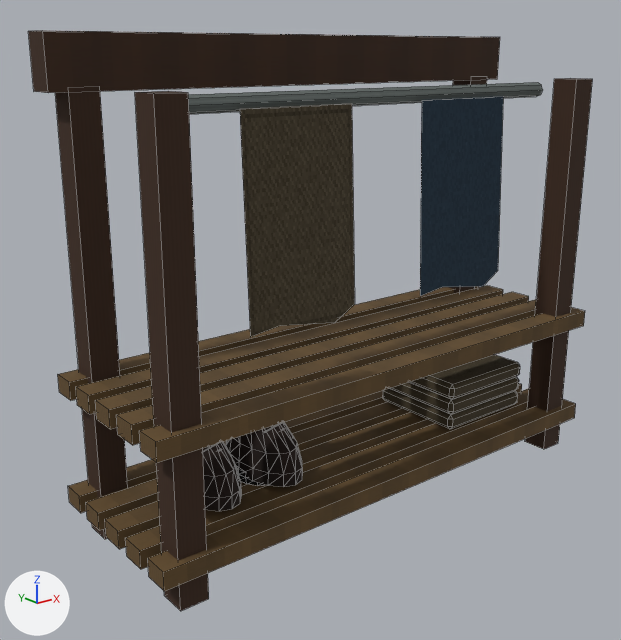
Renders of the Blender file development/levels/blender/level_work_boot_rack.blend from each side of a commit.
Camera for both pictures: a 50 mm camera at (-1.414, -1.603, 1.132) aimed at (-0.102, 0.038, 0.476). Lighting does not change. The marker at lower left points along +X, +Y and +Z. The older version comes first. Mesh edges are drawn as thin lines.

The first picture shows 'level_work_boot_rack'.
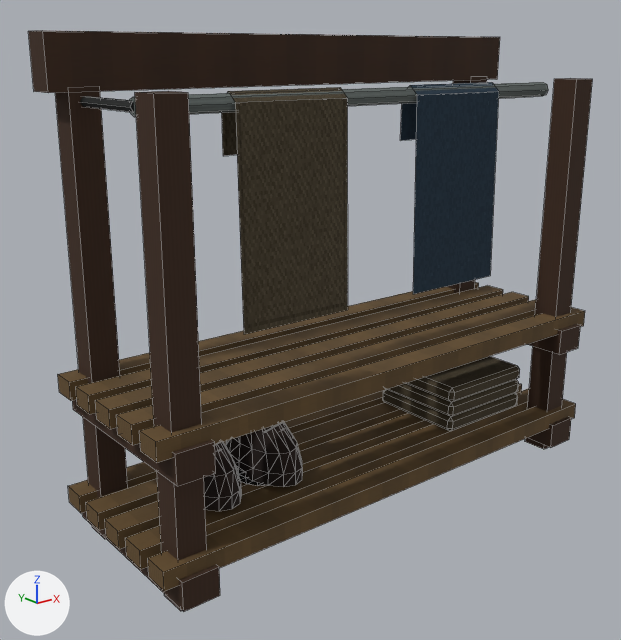
The change, as a diff of the scene's bpy script:
```diff
--- a/development/levels/blender/level_work_boot_rack.blend.py
+++ b/development/levels/blender/level_work_boot_rack.blend.py
@@ img_original_iron_diffuse @@
+img_original_iron_diffuse = load_image('Original iron diffuse', '_unpacked/Original_iron_diffuse', 64, 64, 'sRGB')
@@ mat_rebuild_original_iron @@
+mat_rebuild_original_iron = principled_material('Rebuild Original iron')
+mat_rebuild_original_iron.texture = img_original_iron_diffuse
+mat_rebuild_original_iron.roughness = 0.88
@@ me_cube @@
 # used by ob_level_work_boot_rack; location = (0.0, 0.0, 0.0)
-me_cube.from_pydata(...)  # 1672 vertices, 972 faces; spans x -0.7..0.7, y -0.233..0.232, z 0.0..1.17
+me_cube.from_pydata(...)  # 1736 vertices, 1018 faces; spans x -0.7..0.7, y -0.245..0.245, z 0.0..1.17
+# me_cube part 1: a new loose piece, a box spanning x -0.665..-0.575, y -0.245..0.245, z 0.02..0.09, in mat_rebuild_original_oak (picture img_original_oak_diffuse)
+# me_cube part 2: a new loose piece, a box spanning x 0.575..0.665, y -0.245..0.245, z 0.02..0.09, in mat_rebuild_original_oak (picture img_original_oak_diffuse)
+# me_cube part 3: a new loose piece, a box spanning x -0.665..-0.575, y -0.245..0.245, z 0.31..0.38, in mat_rebuild_original_oak (picture img_original_oak_diffuse)
+# me_cube part 4: a new loose piece, a box spanning x 0.575..0.665, y -0.245..0.245, z 0.31..0.38, in mat_rebuild_original_oak (picture img_original_oak_diffuse)
+# me_cube part 5: a new loose piece, an 8-sided cylinder along x spanning x -0.625..0.625, y -0.099..-0.061, z 1.011..1.049, in mat_rebuild_original_steel (picture img_original_steel_diffuse)
+# me_cube part 6: a new loose piece, a 6-sided cylinder along y spanning x -0.632..-0.608, y -0.08..0.18, z 1.02..1.04, in mat_rebuild_original_iron (picture img_original_iron_diffuse)
+# me_cube part 7: the loose piece of 24 vertices spanning x 0.25..0.55, y -0.14..0.14, z 0.129..0.171 is moved by (0.0, 0.0, -0.006)
+# me_cube part 8: the loose piece of 24 vertices spanning x 0.25..0.55, y -0.14..0.14, z 0.174..0.216 is moved by (0.0, 0.0, -0.008)
+# me_cube part 9: the loose piece of 24 vertices spanning x 0.25..0.55, y -0.14..0.14, z 0.219..0.262 is moved by (0.0, 0.0, -0.01)
+# me_cube part 10
+# 28 vertices are removed from x -0.6..0.6, y -0.15..-0.061, z 0.53..1.049
+# 12 faces are deleted
+# 10 vertices are added at x -0.41..0.11, y -0.115..-0.053, z 0.54..1.053
+# 10 new vertices lie (0.3, 0.0, 0.0) away from vertices in x -0.41..0.11, y -0.115..-0.053, z 0.54..1.053
+# 4 new faces join them, mat_rebuild_original_cloth (picture img_original_cloth_diffuse)
+# 4 new faces join them, mat_rebuild_original_blue (picture img_original_blue_diffuse)
+# other edits to the shape of me_cube do not show in these pictures
 me_cube.materials.append(mat_rebuild_original_oak)
@@ me_cube @@
 me_cube.materials.append(mat_rebuild_original_cloth_worn)
+me_cube.materials.append(mat_rebuild_original_iron)  # picture img_original_iron_diffuse
```

Location of each change, [x1, y1, x2, y2] in pixels of the pictures (621 x 640 px; the box of a moved part takes in the faces that stretch with it):
'level_work_boot_rack', reshaped: before [28, 31, 592, 611]; after [28, 31, 592, 612]
part 1 of me_cube, added: after [82, 512, 220, 612]
part 2 of me_cube, added: after [527, 417, 571, 448]
part 3 of me_cube, added (brown): after [72, 399, 216, 486]
part 4 of me_cube, added (brown): after [527, 324, 580, 355]
part 5 of me_cube, added: after [130, 82, 548, 117]
part 6 of me_cube, added: after [80, 96, 134, 112]
part 7 of me_cube, moved or reshaped: before [383, 388, 518, 429]; after [383, 389, 518, 431]
part 8 of me_cube, moved or reshaped: before [390, 377, 519, 414]; after [386, 380, 519, 417]
part 9 of me_cube, moved or reshaped: before [410, 355, 520, 399]; after [405, 356, 520, 402]
part 10 of me_cube, moved or reshaped: before [188, 82, 543, 337]; after [222, 82, 499, 334]
